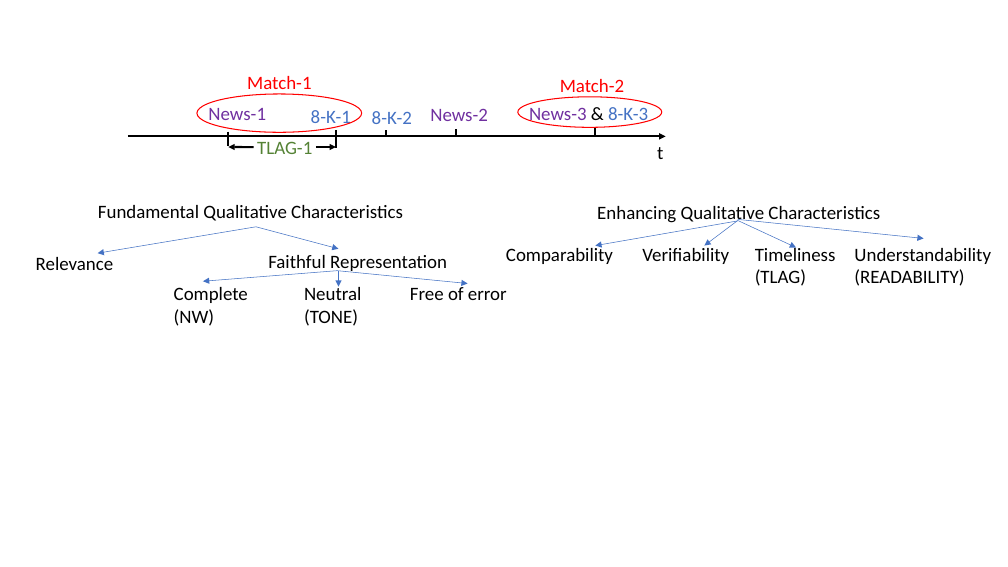
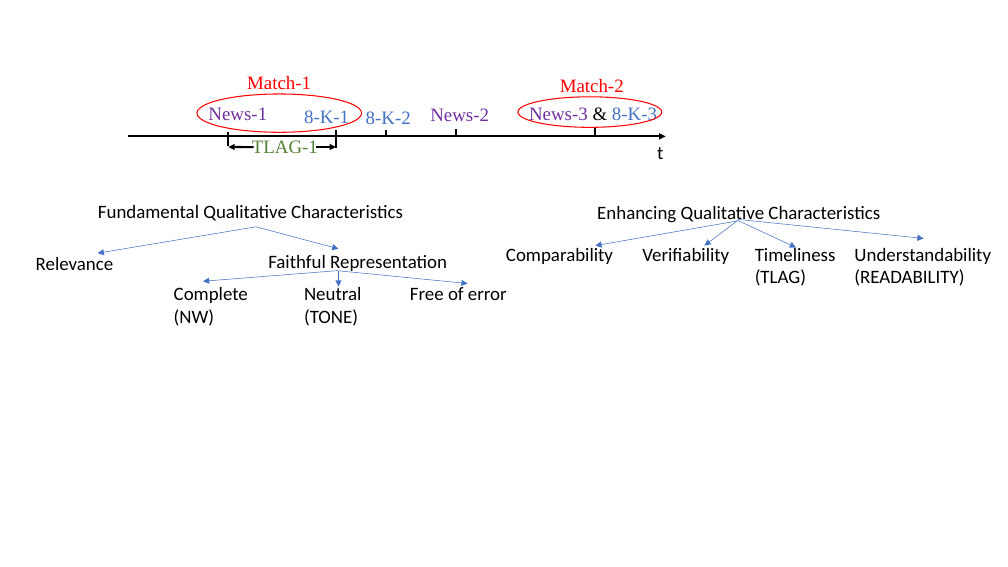
Before and after one commit to fengzhi22/narrative_conservatism, a slide deck: slide 5 of output/Figures.pptx. Drawn at 1008x567 pixels with LibreOffice and Linux fonts; fonts in the diff are those of the drawing. Boxes give left, top, right and bottom in pixels: in the first picture for what was removed or moved away, otherwise in the second. Text is boxed around its words. In the diff, an @@ line names an element or a change of style, - is before the commit and + after.

```diff
--- a/output/Figures.pptx
+++ b/output/Figures.pptx
@@ font Calibri to Times New Roman in 8 elements at (208,107,267,125), (430,108,489,121), (529,105,657,124), (247,76,311,94), (560,79,624,97), (366,111,411,124), (252,140,318,153), (304,110,349,127) @@
@@ text "8-K-1": place and size @@
-text "8-K-1" at (311,110,351,128)
+text "8-K-1" at (304,110,349,127)
```
Also in this commit, not shown: 58 other files.
